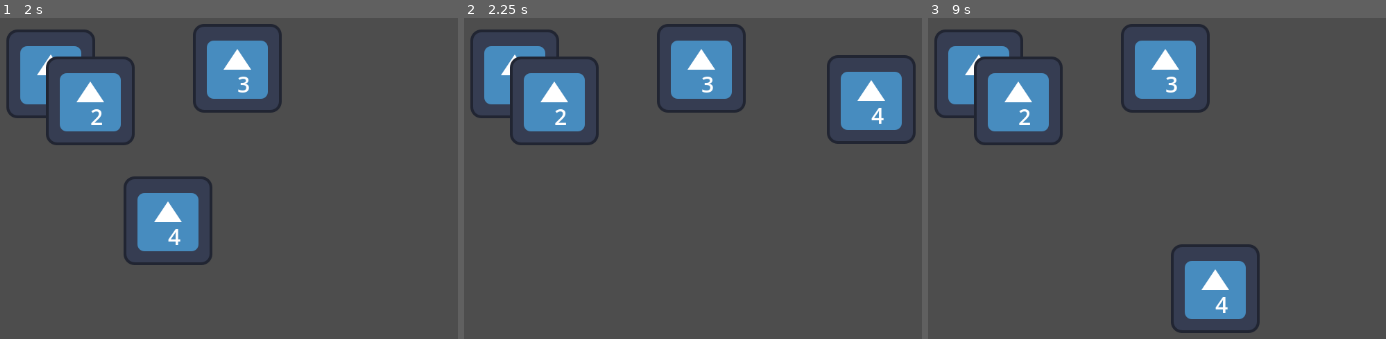
Above: before the commit, frames 1-3 (left to right).
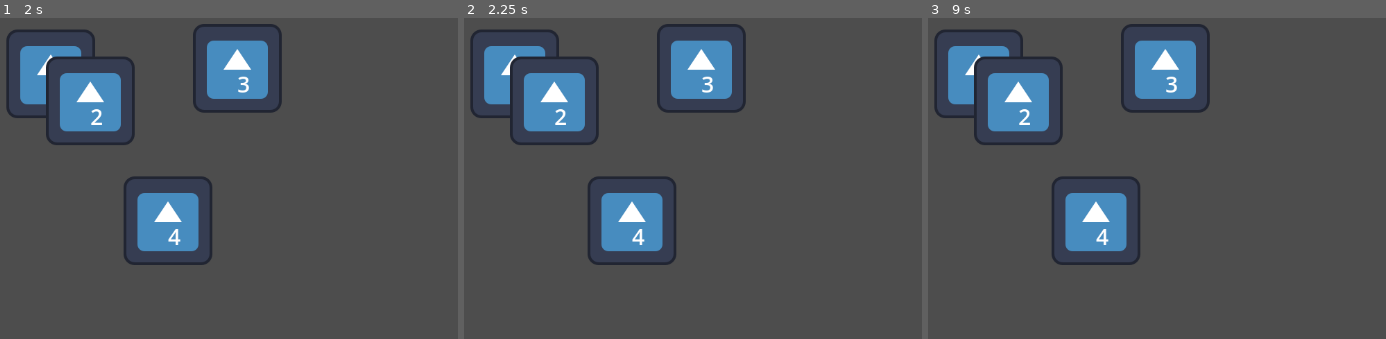
Above: after the commit, the same moments.

Repository: Oblitiel/Calendarium
Game: Godot game, scene res://test_scene.tscn
The game is run twice, just before and just after one commit, with the same random seed, the same clock (stepped at 60 frames per second) and the same inputs. The project has no main scene, so this scene is started directly. The engine's default icon, where the game draws it, is replaced by a stand-in: a white triangle on a blue panel in a dark square.
Inputs (mouse positions are in pixels of both pictures, inside the frame that each line leads up to):
- Up to frame 1 (2 s): tap Enter at 0.5 s; move the mouse to (outside the picture) at 0.52 s; press the mouse at (outside the picture) at 0.53 s; tap Space at 1.25 s; move the mouse to (123, 210) at 1.27 s; release the mouse at (123, 210) at 1.28 s; click (123, 210) at 1.35 s
- Up to frame 2 (2.25 s): tap Enter at 2 s; move the mouse to (830, 88) at 2.02 s; press the mouse at (830, 88) at 2.03 s
- Up to frame 3 (9 s): tap Space at 2.75, 4.25 s; move the mouse to (1170, 278) at 2.77 s; release the mouse at (1170, 278) at 2.78 s; click (1170, 278) at 2.85 s; tap Enter at 3.5 s; move the mouse to (outside the picture) at 3.52 s; press the mouse at (outside the picture) at 3.53 s; move the mouse to (973, 120) at 4.27 s; release the mouse at (973, 120) at 4.28 s; click (973, 120) at 4.35 s; move the mouse to (1253, 188) at 5.02 s; press the mouse at (1253, 188) at 5.03 s; move the mouse to (1092, 75) at 5.77 s; release the mouse at (1092, 75) at 5.78 s; click (1092, 75) at 5.85 s; move the mouse to (outside the picture) at 6.52 s; press the mouse at (outside the picture) at 6.53 s; move the mouse to (1051, 210) at 7.27 s; release the mouse at (1051, 210) at 7.28 s; click (1051, 210) at 7.35 s; move the mouse to (1294, 88) at 8.02 s; press the mouse at (1294, 88) at 8.03 s; move the mouse to (1170, 278) at 8.77 s; release the mouse at (1170, 278) at 8.78 s; click (1170, 278) at 8.85 s

Frame 1 is identical in both runs. In frame 2, 6.2% of the frame differs, in the area x 27-99%, y 11-77%; in frame 3, 6.2%, in the area x 27-73%, y 49-99%.

Commit message:
Grab controller Hold

Diff:
--- /dev/null
+++ b/grab_controller_hold.gd
@@ -0,0 +1,11 @@
+extends GrabController
+
+func _input(event: InputEvent) -> void:
+	grab_logic(get_global_mouse_position(),event)
+
+func grab_logic(grab_point : Vector2, event : InputEvent) -> void:
+	if event.is_action_pressed("grab"):
+		grab_item(grab_point)
+
+	if event.is_action_released("grab") and grabbed_item:
+		release_item()
--- a/test_scene.tscn
+++ b/test_scene.tscn
@@ -1,6 +1,6 @@
 [gd_scene load_steps=3 format=3 uid="uid://cs6j1nqbcogyi"]
 
-[ext_resource type="Script" uid="uid://bsjfwqipnrf88" path="res://grab_controller_toggle.gd" id="1_ia1lp"]
+[ext_resource type="Script" uid="uid://blavddmtriurf" path="res://grab_controller_hold.gd" id="1_ia1lp"]
 [ext_resource type="PackedScene" uid="uid://cn1kxj4agga2x" path="res://grabbable_item_test.tscn" id="1_uhqqe"]
 
 [node name="Node2D" type="Node2D"]
Not shown, added: grab_controller_hold.gd.uid
